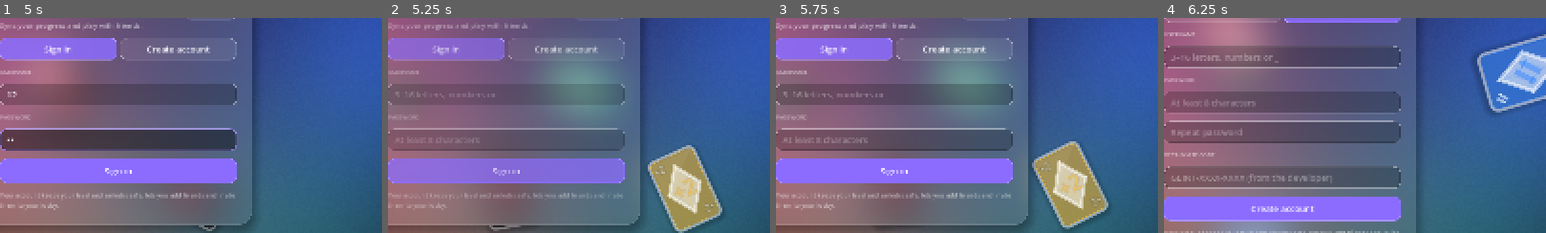
Above: before the commit, frames 1-4 (left to right).
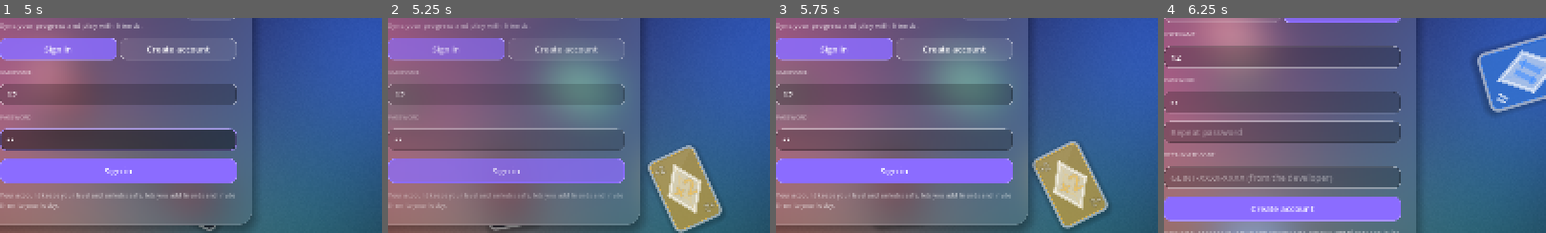
Above: after the commit, the same moments.

Repository: AndrewMommers/glint
Game: Godot game, scene res://scenes/Main.tscn
Same seed, same stepped clock (60 frames per second), same inputs: the game is played once before the commit and once after it.
Inputs (mouse positions are % of the whole screen's width and height, from its top left):
- Up to frame 1 (5 s): click (30, 78) at 0.5 s; click "Sign in / create account" at 1.25 s; click (37, 43) at 2 s; click (37, 43) at 2.75 s; tap Enter at 3.5, 3.6 s; move the mouse to (69, 66) at 3.52 s; hold D 3.53-4.25 s; click (69, 66) at 3.67 s; tap Space at 3.77 s; click (50, 48) at 4.27 s; type "12" at 4.35 s; click (50, 58) at 4.5 s; type "12" at 4.58 s
- Up to frame 2 (5.25 s): click "Sign in" at 5 s
- Up to frame 3 (5.75 s): no input
- Up to frame 4 (6.25 s): click "Create account" at 5.75 s
The pictures show only the part of the screen within x 34-84%, y 30-80%; the shares and areas given below are measured in that part.

Frame 1 is identical in both runs. In frame 2, 0.2% of the frame differs, in the area x 2-28%, y 34-59%; in frame 3, 0.6%; in frame 4, 0.7%, in the area x 2-30%, y 16-42%.

Commit message:
Fix release builds running as dev builds: write release.cfg without a BOM and tolerate one; sign-in spinner popup; keep typed account details
Co-Authored-By: Claude Opus 5.5 <noreply@anthropic.com>

Diff:
--- a/client/scripts/main.gd
+++ b/client/scripts/main.gd
@@ -24,6 +24,8 @@
 var _awarded := {}  # "code/round" -> award result
 var _screen := ""  # which rebuildable screen is showing (menu, account, friends)
 var _account_mode := "login"
+var _acct_draft := {}  # what's typed in the account form, kept across rebuilds
+var _busy_node: Control  # the "Signing in…" popup
 var _reconnecting := false  # trying to get back into an online game after a drop
 var _rejoin_until := 0.0  # keep retrying until then (ticks, seconds)
 var _chat: Array = []  # this room's chat, newest last
@@ -835,6 +837,48 @@
 	modal_root.add_child(center)
 
 
+## A popup with a spinner while something's happening; Cancel calls on_cancel.
+func _busy(text: String, on_cancel: Callable) -> void:
+	if _busy_node != null and is_instance_valid(_busy_node):
+		_busy_node.get_node("%BusyText").text = text
+		return
+	var root := Control.new()
+	root.set_anchors_and_offsets_preset(Control.PRESET_FULL_RECT)
+	var dim := ColorRect.new()
+	dim.color = Color(0.02, 0.02, 0.06, 0.55)
+	dim.set_anchors_and_offsets_preset(Control.PRESET_FULL_RECT)
+	root.add_child(dim)
+	var panel := GlassPanel.new(28, 26)
+	panel.tint_alpha = 0.14
+	panel.custom_minimum_size = Vector2(380, 0)
+	var col := UI.vbox(18)
+	var spin := RingSpinner.new()
+	spin.size_flags_horizontal = Control.SIZE_SHRINK_CENTER
+	col.add_child(spin)
+	var l := UI.label(text, 20, 700)
+	l.name = "BusyText"
+	l.unique_name_in_owner = true
+	l.horizontal_alignment = HORIZONTAL_ALIGNMENT_CENTER
+	col.add_child(l)
+	col.add_child(UI.button("Cancel", func() -> void:
+		_unbusy()
+		on_cancel.call()))
+	panel.add_child(col)
+	var center := CenterContainer.new()
+	center.set_anchors_and_offsets_preset(Control.PRESET_FULL_RECT)
+	center.add_child(panel)
+	root.add_child(center)
+	modal_root.add_child(root)
+	l.owner = root
+	_busy_node = root
+
+
+func _unbusy() -> void:
+	if _busy_node != null and is_instance_valid(_busy_node):
+		_busy_node.queue_free()
+	_busy_node = null
+
+
 func _close_dialog() -> void:
 	for c in modal_root.get_children():
 		c.queue_free()
@@ -1760,6 +1804,10 @@
 # ---------------------------------------------------------------- account
 
 func _on_online_changed() -> void:
+	if not Online.pending:
+		_unbusy()
+	if Online.is_signed_in():
+		_acct_draft.clear()  # don't keep passwords around
 	match _screen:
 		"account":
 			show_account()
@@ -1804,28 +1852,36 @@
 		_account_mode = v
 		show_account()))
 	col.add_child(UI.section("Username"))
+	var keep := func(e: LineEdit, key: String) -> void:
+		e.text = _acct_draft.get(key, e.text)
+		e.text_changed.connect(func(t: String) -> void: _acct_draft[key] = t)
 	var user := UI.line_edit(Online.username, "3–16 letters, numbers or _", 16)
+	keep.call(user, "user")
 	col.add_child(user)
 	col.add_child(UI.section("Password"))
 	var pw := UI.line_edit("", "At least 8 characters", 128)
 	pw.secret = true
+	keep.call(pw, "pw")
 	col.add_child(pw)
 	var pw2: LineEdit
 	var invite: LineEdit
 	if _account_mode == "register":
 		pw2 = UI.line_edit("", "Repeat password", 128)
 		pw2.secret = true
+		keep.call(pw2, "pw2")
 		col.add_child(pw2)
 		col.add_child(UI.section("Beta invite code"))
 		invite = UI.line_edit("", "GLINT-XXXX-XXXX (from the developer)", 20)
+		keep.call(invite, "invite")
 		col.add_child(invite)
-	var status := ""
-	if Online.status == "connecting":
-		status = "Connecting…"
-	elif Online.last_error != "":
-		status = Online.last_error
-	if status != "":
-		col.add_child(UI.label(status, 14, 600, UI.DANGER if Online.last_error != "" else UI.MUTED))
+	if Online.last_error != "" and not Online.pending:
+		var err := UI.label(Online.last_error, 14, 600, UI.DANGER)
+		err.autowrap_mode = TextServer.AUTOWRAP_WORD_SMART
+		col.add_child(err)
+	if Online.pending:
+		_busy("Creating your account…" if _account_mode == "register" else "Signing in…", Online.cancel_pending)
+	else:
+		_unbusy()
 	var submit := func() -> void:
 		if pw2 != null and pw2.text != pw.text:
 			toast("Passwords don't match", true)
@@ -1834,7 +1890,6 @@
 			toast("Enter a username (3+) and password (8+)", true)
 			return
 		Online.sign_in(Online.addr, user.text, pw.text, _account_mode == "register", invite.text if invite else "")
-		show_account()
 	var go := UI.button("Create account" if _account_mode == "register" else "Sign in", submit, true)
 	go.custom_minimum_size.y = 52
 	col.add_child(go)
@@ -2438,6 +2493,27 @@
 			draw_style_box(f, Rect2(Vector2.ZERO, Vector2(maxf(size.y, size.x * clampf(value, 0, 1)), size.y)))
 
 
+## A spinning ring for "please wait" popups.
+class RingSpinner extends Control:
+	var angle := 0.0
+
+	func _init() -> void:
+		custom_minimum_size = Vector2(64, 64)
+		mouse_filter = Control.MOUSE_FILTER_IGNORE
+
+	func _process(delta: float) -> void:
+		angle = fmod(angle + delta * TAU * 1.1, TAU)
+		queue_redraw()
+
+	func _draw() -> void:
+		var c := size * 0.5
+		var r := minf(size.x, size.y) * 0.5 - 5.0
+		draw_arc(c, r, 0.0, TAU, 64, Color(1, 1, 1, 0.12), 6.0, true)
+		# The arc breathes between short and long as it spins.
+		var span := lerpf(0.6, 2.2, 0.5 + 0.5 * sin(angle * 2.0))
+		draw_arc(c, r, angle, angle + span, 48, UI.ACCENT.lightened(0.25), 6.0, true)
+
+
 class ThemeSwatch extends Control:
 	var theme_def := {}
 
--- a/client/scripts/online.gd
+++ b/client/scripts/online.gd
@@ -15,6 +15,7 @@
 var token := ""
 var status := "offline"  # offline, connecting, online (connected, not signed in), signed_in
 var last_error := ""
+var pending := false  # a sign-in or registration is waiting for the server
 var friends: Array = []
 var incoming: Array = []
 var outgoing: Array = []
@@ -78,6 +79,7 @@
 
 func _open() -> void:
 	var hp := host_port()
+	print("account: connecting to %s:%d" % hp)
 	status = "connecting"
 	status_changed.emit()
 	_link.open(hp[0], hp[1], 2, Release.tls_for(hp[0], hp[1]))
@@ -97,12 +99,21 @@
 	if register and invite.strip_edges() != "":
 		msg.invite = invite.strip_edges()
 	last_error = ""
+	pending = true
+	status_changed.emit()
 	if server != addr or not _link.is_online():
 		addr = server
 		_after_connect = func() -> void: _link.send(msg)
 		_open()
 	else:
 		_link.send(msg)
+
+
+## Gives up on a sign-in that's taking too long.
+func cancel_pending() -> void:
+	pending = false
+	_after_connect = Callable()
+	status_changed.emit()
 
 
 func sign_out() -> void:
@@ -171,6 +182,7 @@
 # ---------------------------------------------------------------- link events
 
 func _on_connected() -> void:
+	print("account: connected (%s)" % ("TLS" if _link.secure else "plain"))
 	_set_status("online")
 	if _after_connect.is_valid():
 		var cb := _after_connect
@@ -187,6 +199,8 @@
 
 
 func _on_disconnected(reason: String) -> void:
+	print("account: disconnected: %s" % reason)
+	pending = false
 	var was := status
 	if _after_connect.is_valid():
 		_after_connect = Callable()
@@ -202,12 +216,14 @@
 func _on_message(m: Dictionary) -> void:
 	match m.get("t"):
 		"auth_ok":
+			pending = false
 			username = m.get("username", "")
 			token = m.get("token", "")
 			_save()
 			_sync_profile(int(m.get("xp", 0)), m.get("data", null))
 			_set_status("signed_in")
 		"auth_error":
+			pending = false
 			last_error = m.get("msg", "")
 			notice.emit("error", last_error)
 			status_changed.emit()
--- a/client/scripts/release.gd
+++ b/client/scripts/release.gd
@@ -13,7 +13,14 @@
 static func _c() -> ConfigFile:
 	if _cfg == null:
 		_cfg = ConfigFile.new()
-		_cfg.load("res://release.cfg")
+		var err := _cfg.load("res://release.cfg")
+		if err == OK and not _cfg.has_section("release") and FileAccess.file_exists("res://release.cfg"):
+			# A byte-order mark hides the [release] section from ConfigFile.
+			var text := FileAccess.get_file_as_string("res://release.cfg").trim_prefix("\ufeff")
+			_cfg = ConfigFile.new()
+			err = _cfg.parse(text)
+		if FileAccess.file_exists("res://release.cfg") or err != ERR_FILE_NOT_FOUND:
+			print("release.cfg: load %s, version %s, server %s" % [error_string(err), _cfg.get_value("release", "version", "?"), _cfg.get_value("release", "server", "?")])
 	return _cfg
 
 
Not shown, added: beta/notes/0.9.0-beta.9.md
Not shown, changed: release.ps1
